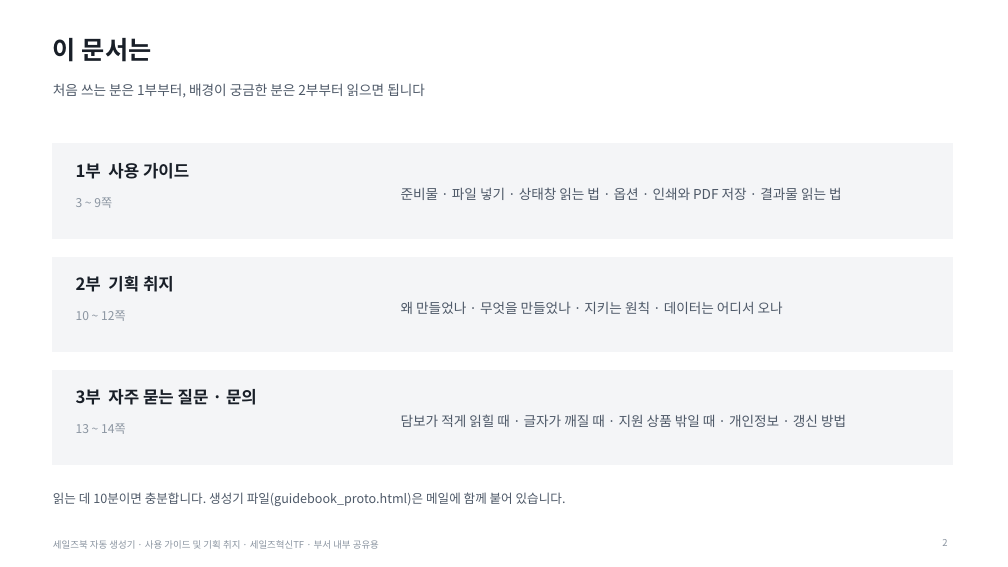
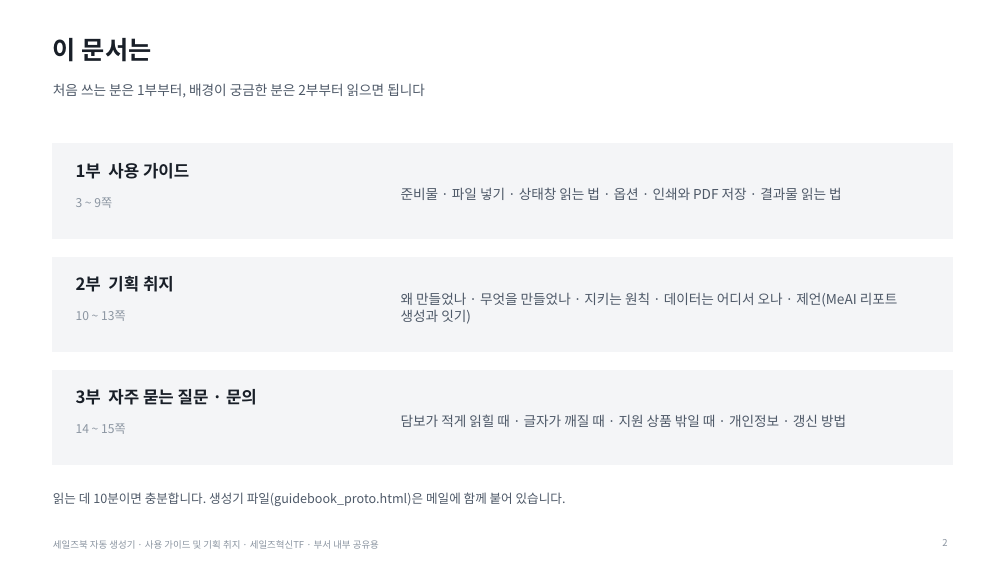
Before and after one commit to hunx11-sys/MeAI, a slide deck: slide 2 of dist/salesbook-generator-internal-guide.pptx. Drawn at 1008x567 pixels with LibreOffice and Linux fonts; fonts in the diff are those of the drawing. Boxes give left, top, right and bottom in pixels: in the first picture for what was removed or moved away, otherwise in the second. Text is boxed around its words. In the diff, an @@ line names an element or a change of style, - is before the commit and + after.

```diff
--- a/dist/salesbook-generator-internal-guide.pptx
+++ b/dist/salesbook-generator-internal-guide.pptx
@@ text at (x1=401, y1=292, x2=898, y2=324): text changed @@
-왜 만들었나 · 무엇을 만들었나 · 지키는 원칙 · 데이터는 어디서 오나
+왜 만들었나 · 무엇을 만들었나 · 지키는 원칙 · 데이터는 어디서 오나 · 제언(MeAI 리포트 생성과 잇기)
@@ text at (x1=76, y1=423, x2=126, y2=434): text changed @@
-13 ~ 14쪽
+14 ~ 15쪽
```
Also in this commit, not shown: 2 other slides changed, 1 slide added, 3 other files.
